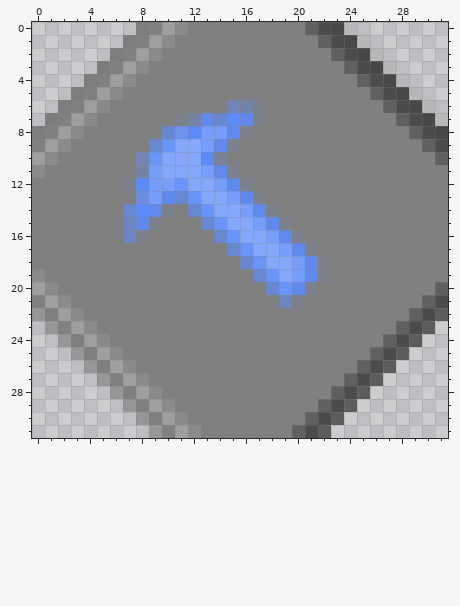
Edited in one commit: pixel-art sprite (sprites/images/spr_arrows_7.png). That is the earlier state.
Colours within 5 levels of each other are drawn and written as one.
And afterwards:
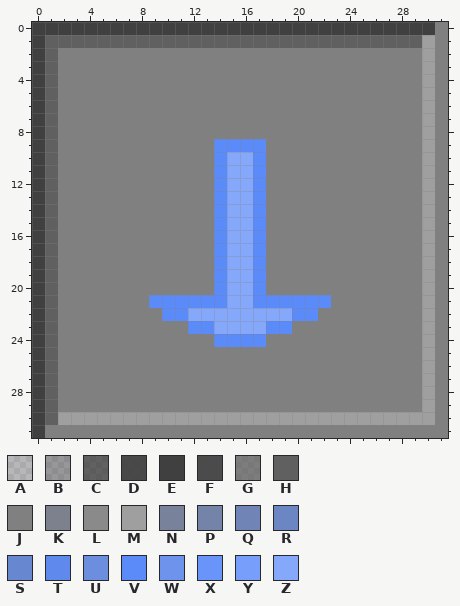
Palette (. is transparent): A #0707071c  B #2a2a2a55  C #2b2b2baa  D #393939e3  E #404040  F #4b4b4b  G #555555aa  H #606060  J #808080  K #7c818d  L #8a8a8a  M #9f9f9f  N #78829b  P #7483a8  Q #7084b6  R #6b86c3  S #6787d1  T #5f89ec  U #6d8ede  V #5b8af9  W #6d93ec  X #6994f9  Y #779efa  Z #85a8fa
Changes in this commit:
file 32x32 -> 64x64 pixels (blocks of 1x1 -> 2x2; one block is one cell here)
Changed rows in their new state; - is an unchanged pixel.
first column x 0:
 0 EEEEEEEEEEEEEEEEEEEEEEEEEEEEEEEJ
 1 EHHHHHHHHHHHHHHHHHHHHH-HHHHHHHMJ
 2 EHJJJJJ-JJ-------------JJJJJJJMJ
 3 EHJJJJ-JJ---------------JJJJJJMJ
 4 EHJJJ-JJ-----------------JJJJJMJ
 5 EHJJ-JJ-------------------JJJJMJ
 6 EHJ-JJ---------JJJ---------JJJMJ
 7 EH-JJ------JJJJJJJ----------JJMJ
 8 EHJJ------JJJJJJJ------------JMJ
 9 EHJ------JJJJJVVVV------------MJ
10 EH------JJJJJJVZZV------------MJ
11 EH------JJJJJJVZZV------------M-
12 EH-----JJJJJJJVZZV------------M-
13 EH------JJJJJJVZZV------------M-
14 EH-----JJJJ-JJV-ZVJ-----------M-
15 EH-----JJJ---JV--VJJ----------M-
16 EH-----JJ-----VZ-VJJJ---------M-
17 EH------------VZZVJJJJ--------M-
18 EH------------VZZVJJJJJ-------M-
19 EH------------VZZVJJJJJ-------M-
20 EH------------VZZVJJJJ--------MJ
21 EHJ------VVVVVVZZVVVVVV-------MJ
22 EHJJ------VVZZZZZZZZVV-------JMJ
23 EH-JJ-------VVZZZZVV--------JJMJ
24 EHJ-JJ--------VVVV---------JJJMJ
25 EHJJ-JJ-------------------JJJJMJ
26 EHJJJ-JJ-----------------JJJJJMJ
27 EHJJJJ-JJ---------------JJJJJJMJ
28 EHJJJJJ-JJ-------------JJJJJJJMJ
29 EHJJJJJJ-JJ-----------JJJJJJJJMJ
30 EHMMMMMMMM-MMMMMMMMMMMMMMMMMMMMJ
31 EJJJJJJJJJ-JJ-------JJJJJJJJJJJJ
Changed places in both pictures, as pixel boxes (x1, y1, x2, y2):
changed: (32, 22, 448, 438)
